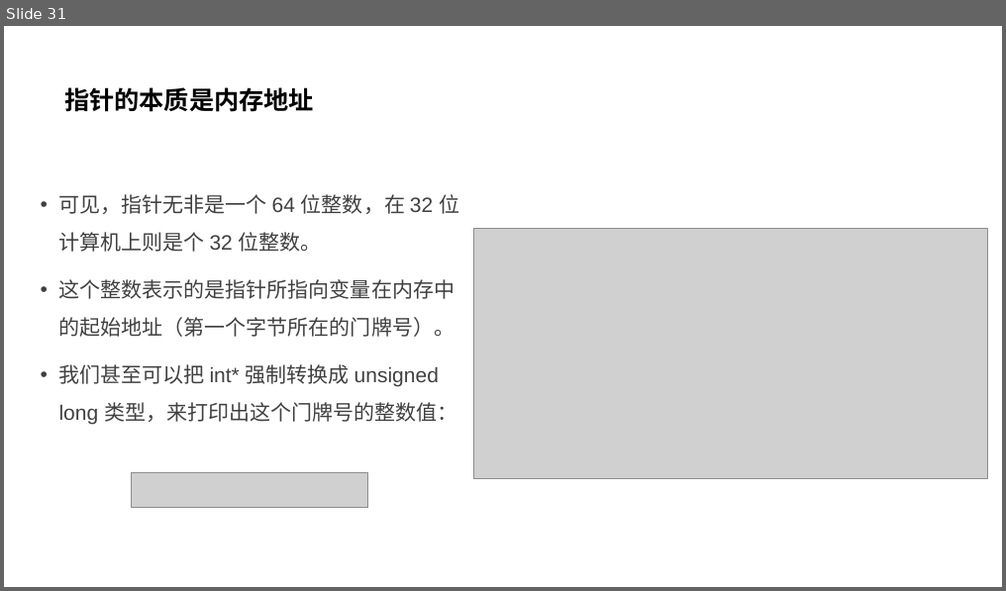
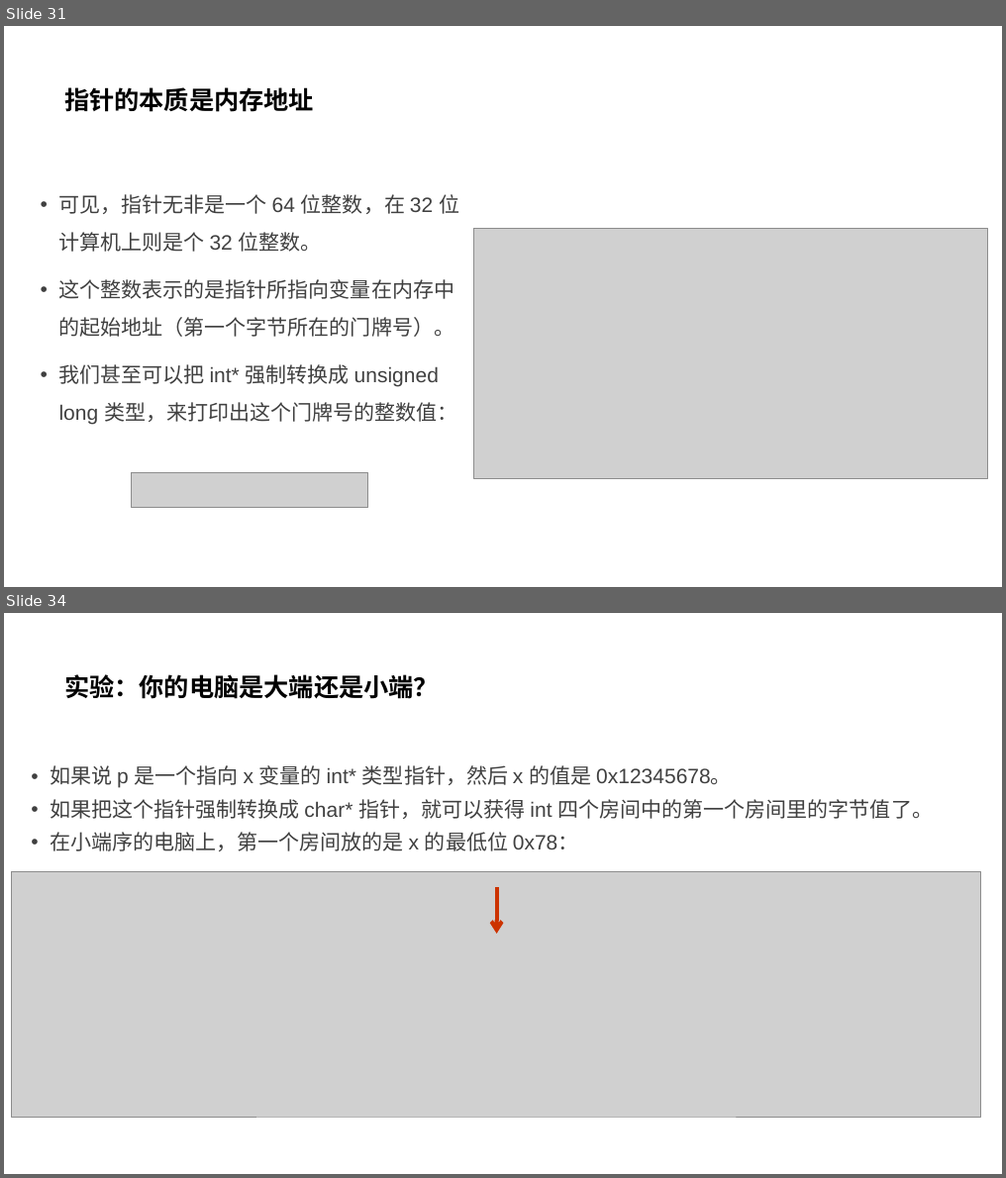
Before and after one commit to parallel101/course, a slide deck: 12/slides.pptx. Shown one above the other, each under a label of ours: slide 31 before the commit, slides 31 and 34 after it; the slides between them are not shown. The pictures are 1006x591 and 1006x1178 pixels, drawn with LibreOffice and Linux fonts; fonts in the diff are those of the drawing; grey boxes stand for pictures. Boxes give left, top, right and bottom in pixels: in the first picture for what was removed or moved away, otherwise in the second. Text is boxed around its words. In the diff, an @@ line names an element or a change of style, - is before the commit and + after.

```diff
--- a/12/slides.pptx
+++ b/12/slides.pptx
@@ slide 34 added at (4,613,1002,1174), background #FFFFFF @@
@@ title added at (64,674,439,699), 24 pt, text #000000, bold @@
+实验：你的电脑是大端还是小端？
@@ text added at (50,765,933,852), 20 pt, text #404040 @@
+• 如果说 p 是一个指向 x 变量的 int* 类型指针，然后 x 的值是 0x12345678。
+• 如果把这个指针强制转换成 char* 指针，就可以获得 int 四个房间中的第一个房间里的字节值了。
+• 在小端序的电脑上，第一个房间放的是 x 的最低位 0x78：
@@ picture added at (12,872,982,1117) @@
@@ arrow added from (497, 888) to (497, 934), #CC3300 3.75 pt @@
```
Also in this commit, not shown: 1 slide changed, 9 other slides added, 9 other files.
